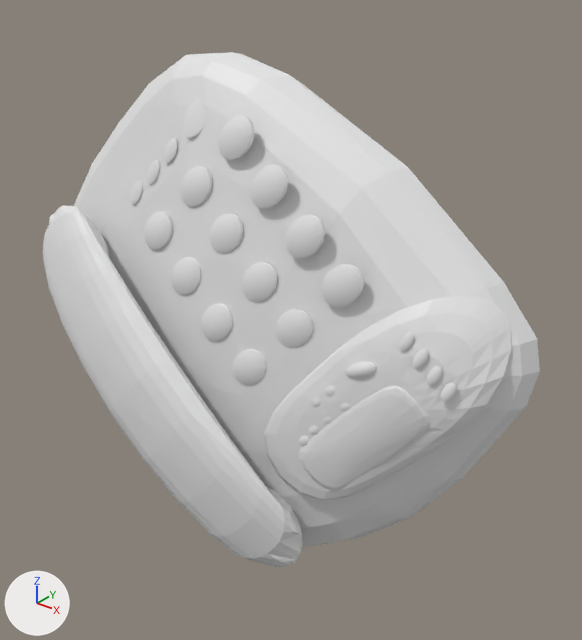
The OBJ model Datasets/UnifiedPreprocessed/Data/DeskPhone/D00118_unified.obj, before and after one commit.
The view is the same before and after, from a 50 mm lens placed at (0.747, -0.844, 0.581), pointed at (0.024, 0.059, 0.021). Every picture has the same lights, and +X, +Y and +Z are marked at lower left. The first picture is the older version. Where no turn or scale is listed for an object, it has been applied to the vertices.

In view in the first picture: 'D00118_unified'.
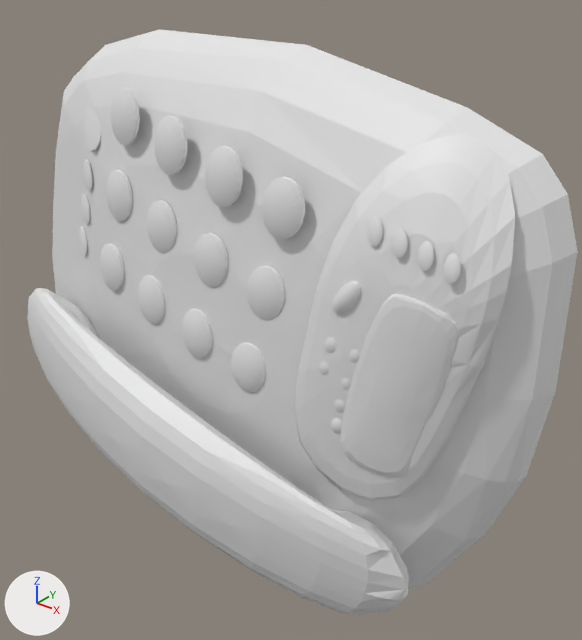
The change, as a list of edits to the scene's bpy script:
```text
Change me_d00118_unified:
    remove me_d00118_unified.from_pydata(...)  # 6942 vertices, 13352 faces; spans x -0.431..0.421, y -0.153..0.139, z -0.403..0.417
    add me_d00118_unified.from_pydata(...)  # 8826 vertices, 17120 faces; spans x -0.546..0.454, y -0.163..0.143, z -0.443..0.444
    me_d00118_unified part 1: the loose piece of 346 vertices spanning x -0.416..0.15, y -0.153..-0.033, z -0.35..0.171 is multiplied about the mesh origin by the matrix ((1.097, 0.018, -0.556), (-0.096, 1.217, -0.15), (0.548, 0.177, 1.087))
    me_d00118_unified part 2: the loose piece of 258 vertices spanning x -0.431..0.421, y -0.065..0.139, z -0.403..0.417 is multiplied about the mesh origin by the matrix ((1.097, 0.018, -0.556), (-0.096, 1.217, -0.15), (0.548, 0.177, 1.087))
    me_d00118_unified part 3: the loose piece of 248 vertices spanning x 0.133..0.323, y -0.061..-0.01, z -0.175..0.033 is multiplied about the mesh origin by the matrix ((1.097, 0.018, -0.556), (-0.096, 1.217, -0.15), (0.548, 0.177, 1.087))
    me_d00118_unified part 4: the loose piece of 138 vertices spanning x 0.016..0.076, y -0.028..-0.009, z 0.23..0.292 is multiplied about its middle by the matrix ((0.33, -0.045, -0.154), (0.004, 0.354, -0.096), (0.16, 0.085, 0.319)), then moved by (0.162, -0.05, -0.298)
    me_d00118_unified part 5: the loose piece of 137 vertices spanning x 0.083..0.143, y -0.033..-0.014, z 0.173..0.235 is multiplied about its middle by the matrix ((0.33, -0.03, -0.157), (-0.008, 0.357, -0.086), (0.16, 0.081, 0.32)), then moved by (0.099, -0.046, -0.206)
    me_d00118_unified part 6: the loose piece of 138 vertices spanning x -0.121..-0.061, y -0.032..-0.014, z 0.205..0.267 is multiplied about its middle by the matrix ((0.327, -0.066, -0.153), (0.028, 0.354, -0.093), (0.165, 0.071, 0.32)), then moved by (0.312, -0.047, -0.201)
    me_d00118_unified part 7: the loose piece of 138 vertices spanning x 0.011..0.072, y -0.046..-0.03, z 0.091..0.154 is multiplied about its middle by the matrix ((0.348, -0.029, -0.113), (0.007, 0.36, -0.069), (0.117, 0.063, 0.342)), then moved by (0.192, -0.033, -0.041)
    me_d00118_unified part 8: the loose piece of 138 vertices spanning x 0.016..0.076, y -0.028..-0.009, z 0.23..0.292 is copied, and the copy is multiplied about its middle by the matrix ((0.33, -0.045, -0.154), (0.004, 0.354, -0.096), (0.16, 0.085, 0.319)), then moved by (0.152, -0.056, -0.174); it spans x 0.188..0.208, y -0.078..-0.072, z 0.074..0.099
    me_d00118_unified part 9: the loose piece of 138 vertices spanning x 0.016..0.076, y -0.028..-0.009, z 0.23..0.292 is copied, and the copy is multiplied about its middle by the matrix ((0.33, -0.045, -0.153), (0.004, 0.354, -0.097), (0.16, 0.085, 0.319)), then moved by (0.143, -0.056, -0.212); it spans x 0.179..0.199, y -0.077..-0.071, z 0.036..0.061
    me_d00118_unified part 10: the loose piece of 138 vertices spanning x 0.016..0.076, y -0.028..-0.009, z 0.23..0.292 is copied, and the copy is multiplied about its middle by the matrix ((0.243, -0.113, -0.265), (0.084, 0.434, -0.052), (0.347, 0.004, 0.36)), then moved by (0.206, -0.046, -0.007); it spans x 0.242..0.262, y -0.069..-0.059, z 0.236..0.271
    me_d00118_unified part 11: the loose piece of 138 vertices spanning x -0.193..-0.132, y -0.049..-0.031, z 0.125..0.188 is multiplied about its middle by the matrix ((0.363, 0.001, -0.394), (-0.022, 0.455, 0.027), (0.505, 0.053, 0.509)), then moved by (-0.177, -0.001, -0.001)
    me_d00118_unified part 12: the loose piece of 137 vertices spanning x -0.055..0.005, y -0.041..-0.024, z 0.149..0.211 is multiplied about its middle by the matrix ((0.36, 0.011, -0.394), (-0.036, 0.456, 0.04), (0.507, 0.059, 0.507)), then moved by (-0.297, -0.01, 0.037)
    me_d00118_unified part 13: the loose piece of 382 vertices spanning x 0.063..0.394, y -0.061..0.065, z -0.208..0.153 is rebuilt with 383 vertices and now spans x 0.127..0.407, y -0.076..0.025, z -0.166..0.365
    me_d00118_unified part 14: 31 loose pieces with 4681 vertices, spanning x -0.236..0.35, y -0.063..0.023, z -0.106..0.368, are deleted
    me_d00118_unified part 15: 137 vertices removed from x 0.004..0.064, y -0.062..-0.046, z -0.044..0.018; 6287 vertices added at x -0.371..0.362, y -0.083..-0.017, z -0.047..0.373
    other edits to the shape of me_d00118_unified do not show in these pictures
```

Where the change shows, as pixel boxes (x1, y1, x2, y2) in the pictures (582 x 640 px; the box of a moved part takes in the faces that stretch with it):
'D00118_unified', reshaped (11% wider, 14% taller)
    before: (43, 52, 540, 567)
    after: (27, 29, 578, 615)
part 1 of me_d00118_unified, moved or reshaped
    before: (43, 205, 303, 567)
    after: (27, 288, 409, 615)
part 2 of me_d00118_unified, moved or reshaped
    before: (74, 52, 540, 548)
    after: (52, 29, 578, 589)
part 3 of me_d00118_unified, moved or reshaped
    before: (299, 386, 430, 491)
    after: (340, 294, 457, 477)
part 4 of me_d00118_unified, moved or reshaped
    before: (250, 164, 288, 208)
    after: (331, 418, 342, 433)
part 5 of me_d00118_unified, moved or reshaped
    before: (285, 215, 325, 258)
    after: (334, 399, 345, 413)
part 6 of me_d00118_unified, moved or reshaped
    before: (181, 166, 212, 207)
    after: (341, 378, 351, 390)
part 7 of me_d00118_unified, moved or reshaped
    before: (242, 262, 277, 302)
    after: (349, 350, 360, 363)
part 8 of me_d00118_unified, added
    after: (324, 337, 336, 353)
part 9 of me_d00118_unified, added
    after: (319, 362, 329, 375)
part 10 of me_d00118_unified, added
    after: (368, 217, 383, 246)
part 11 of me_d00118_unified, moved or reshaped
    before: (144, 212, 173, 249)
    after: (81, 194, 90, 224)
part 12 of me_d00118_unified, moved or reshaped
    before: (210, 214, 243, 254)
    after: (83, 160, 93, 191)
part 13 of me_d00118_unified, rebuilt (11% narrower, 78% taller)
    before: (264, 295, 511, 500)
    after: (295, 135, 515, 500)
part 14 of me_d00118_unified, deleted
    before: (130, 99, 456, 446)
part 15 of me_d00118_unified, built on
    before: (233, 349, 267, 385)
    after: (78, 87, 461, 392)
